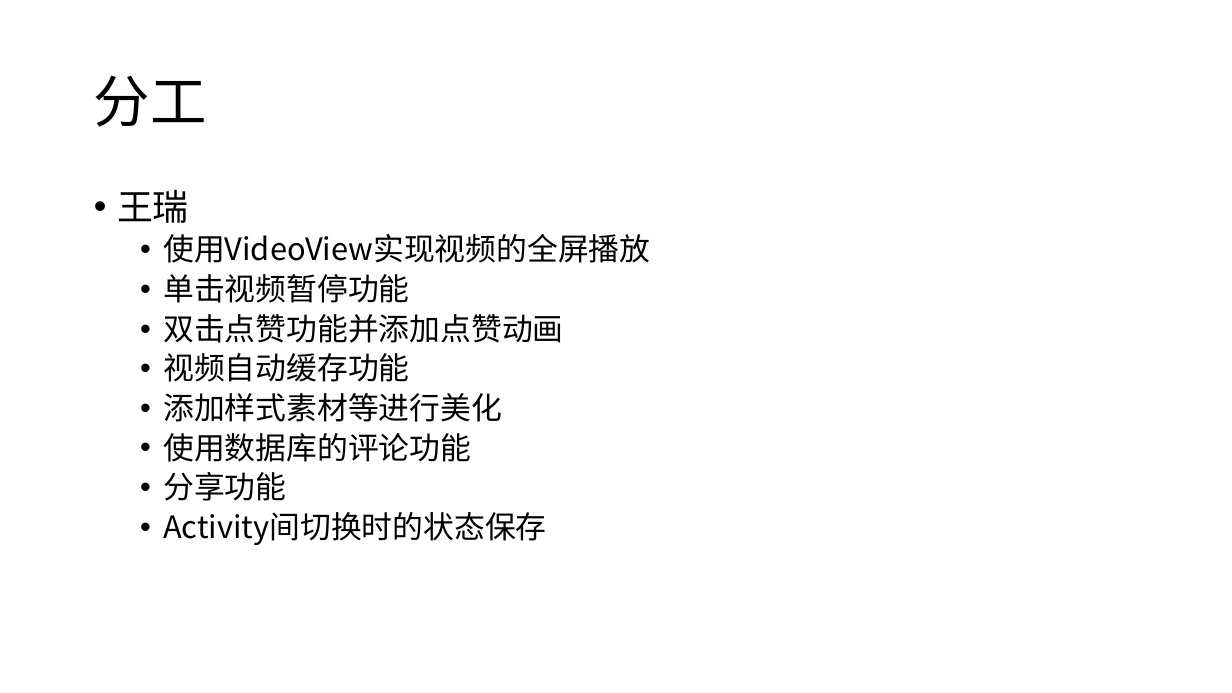
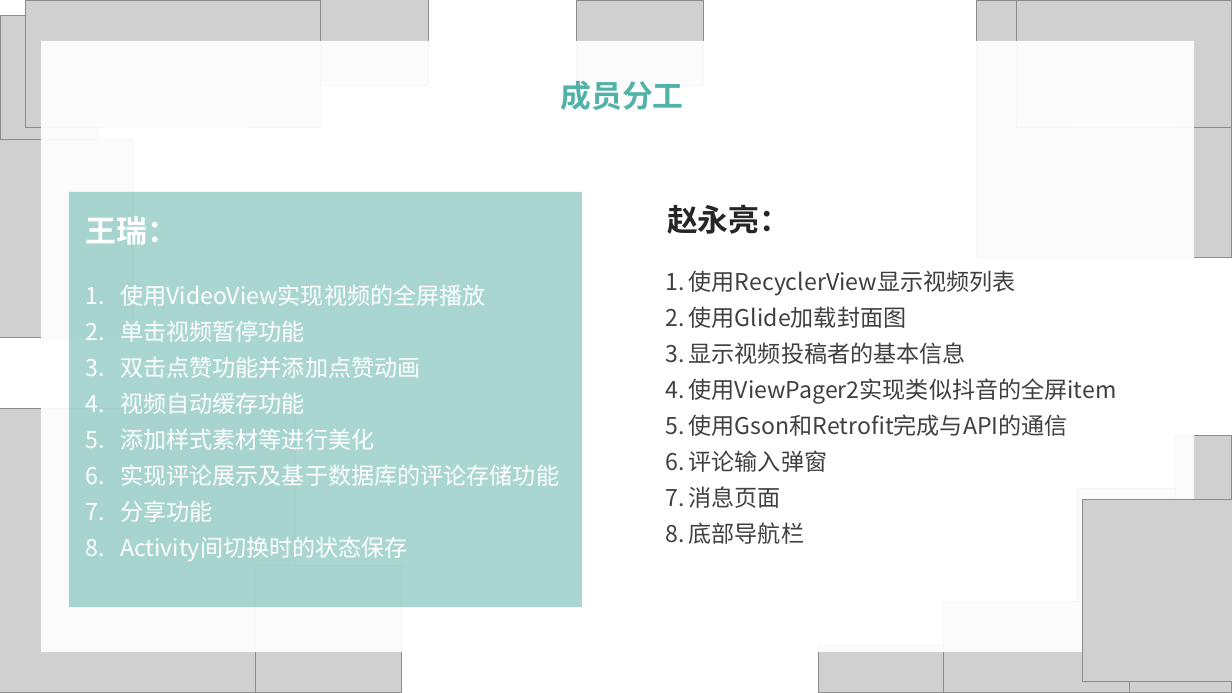
Before and after one commit to ArCan314/ByteDanceAndroidFinalProject, a slide deck: slide 11 of AndroidFinal.pptx (slide 2 before the commit). Drawn at 1232x693 pixels with LibreOffice and Linux fonts; fonts in the diff are those of the drawing; grey boxes stand for pictures; background and template pictures are left out. Boxes give left, top, right and bottom in pixels: in the first picture for what was removed or moved away, otherwise in the second. Text is boxed around its words. In the diff, an @@ line names an element or a change of style, - is before the commit and + after.

```diff
--- a/AndroidFinal.pptx
+++ b/AndroidFinal.pptx
@@ picture added at <box>0,16,98,140</box> @@
@@ picture added at <box>26,0,321,127</box> @@
@@ picture added at <box>301,0,429,86</box> @@
@@ picture added at <box>577,0,704,86</box> @@
@@ picture added at <box>977,0,1232,258</box> @@
@@ picture added at <box>1017,0,1232,127</box> @@
@@ rectangle added at <box>42,41,1195,652</box>, fill #FFFFFF at 93% opacity @@
@@ title removed at <box>94,75,207,127</box> @@
-分工
@@ text added at <box>561,81,684,110</box>, 24 pt, text #52B2A7, bold @@
+成员分工
@@ picture added at <box>0,140,133,337</box> @@
@@ rectangle added at <box>68,192,581,607</box>, fill #4CAA9F at 48% opacity @@
@@ text "王瑞：": place and size @@
-text "王瑞：" at <box>117,189,650,545</box>
+text "王瑞：" at <box>86,216,559,561</box>
@@ text added at <box>667,204,790,234</box>, 24 pt, text #262626, bold @@
+赵永亮：
@@ text at <box>86,216,178,245</box>: text changed; size 28 to 24 pt; text colour #000000 to #FFFFFF; bold on @@
-• 王瑞
+王瑞：
@@ text at <box>120,285,485,561</box>: size 24 to 18 pt, text colour #000000 to #FFFFFF in "使用VideoView实现视频的全屏播放", "单击视频暂停功能", "双击点赞功能并添加点赞动画", "视频自动缓存功能" and 3 more places; bullet • to 1.; list level 2 to 1 in "使用VideoView实现视频的全屏播放"; line spacing 0.9 to 1.3; list level 2 to 1 in "单击视频暂停功能"; list level 2 to 1 in "双击点赞功能并添加点赞动画"; list level 2 to 1 in "视频自动缓存功能"; list level 2 to 1 in "添加样式素材等进行美化"; list level 2 to 1 in "分享功能"; list level 2 to 1 in "Activity间切换时的状态保存" @@
@@ text added at <box>689,270,1117,544</box>, 18 pt, text #404040 @@
+1. 使用RecyclerView显示视频列表
+2. 使用Glide加载封面图
+3. 显示视频投稿者的基本信息
+4. 使用ViewPager2实现类似抖音的全屏item
+5. 使用Gson和Retrofit完成与API的通信
+6. 评论输入弹窗
+7. 消息页面
+8. 底部导航栏
@@ picture added at <box>0,409,295,693</box> @@
@@ picture added at <box>1176,435,1232,567</box> @@
@@ text at <box>120,465,559,486</box>: text changed; size 24 to 18 pt; text colour #000000 to #FFFFFF @@
-  • 使用数据库的评论功能
+6. 实现评论展示及基于数据库的评论存储功能
@@ picture added at <box>1077,489,1232,693</box> @@
@@ picture added at <box>1082,500,1232,682</box> @@
@@ picture added at <box>255,566,401,692</box> @@
@@ picture added at <box>944,602,1129,693</box> @@
@@ picture added at <box>819,646,944,693</box> @@
```
Also in this commit, not shown: 3 other slides changed, 9 slides added, 1 slide removed.
